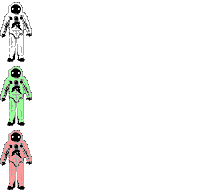
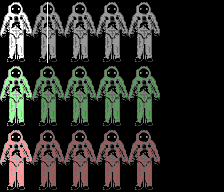
Before/after of a 224 x 192 layered artwork. What changed in the layer stack:
added group "Group 1" (60%) with 4 layers above "white hero" over [left=32, top=2, right=160, bottom=190]
added layer "sample heros copy 3" in group "Group 1" over [left=128, top=2, right=160, bottom=190]
added layer "sample heros copy 2" in group "Group 1" over [left=96, top=2, right=128, bottom=190]
added layer "sample heros copy" in group "Group 1" over [left=64, top=2, right=96, bottom=190]
added layer "sample heros" in group "Group 1" over [left=32, top=2, right=64, bottom=190]
renamed "Layer 0" to "Layer 2", painted on it over [left=0, top=0, right=224, bottom=192]
